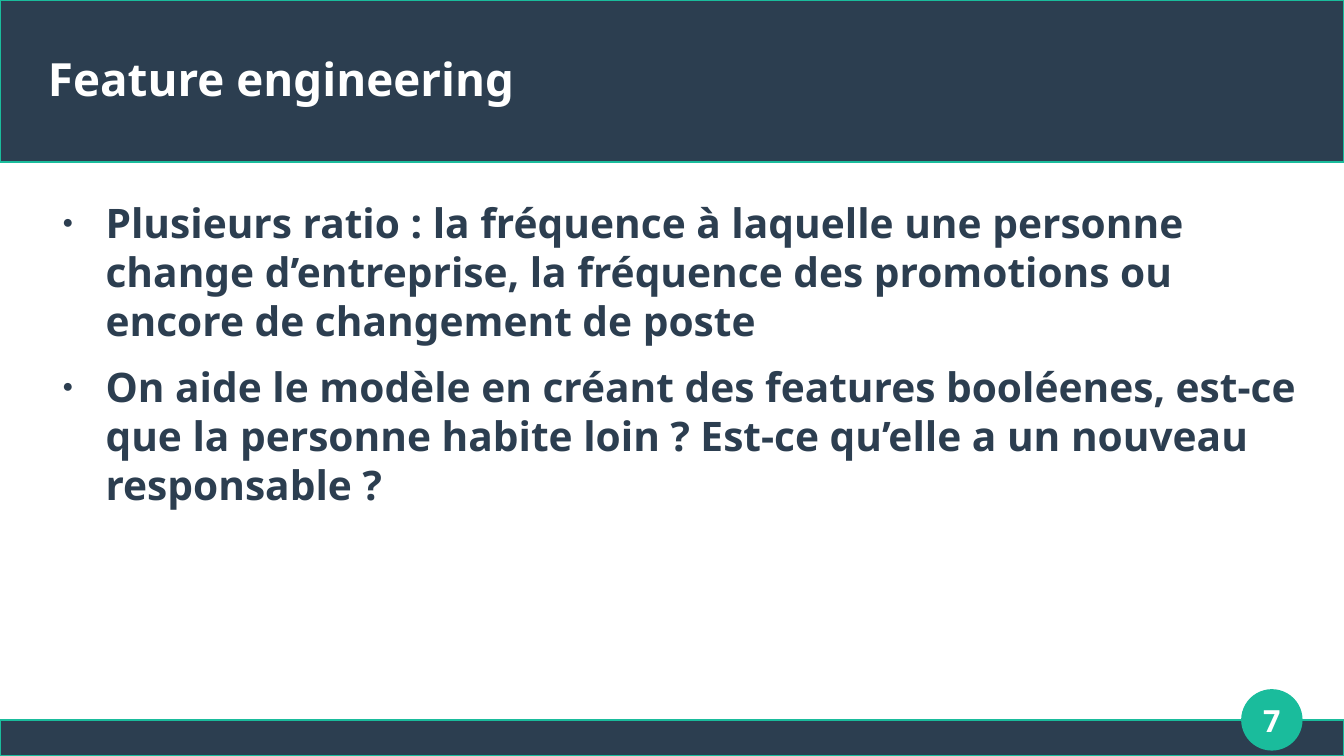
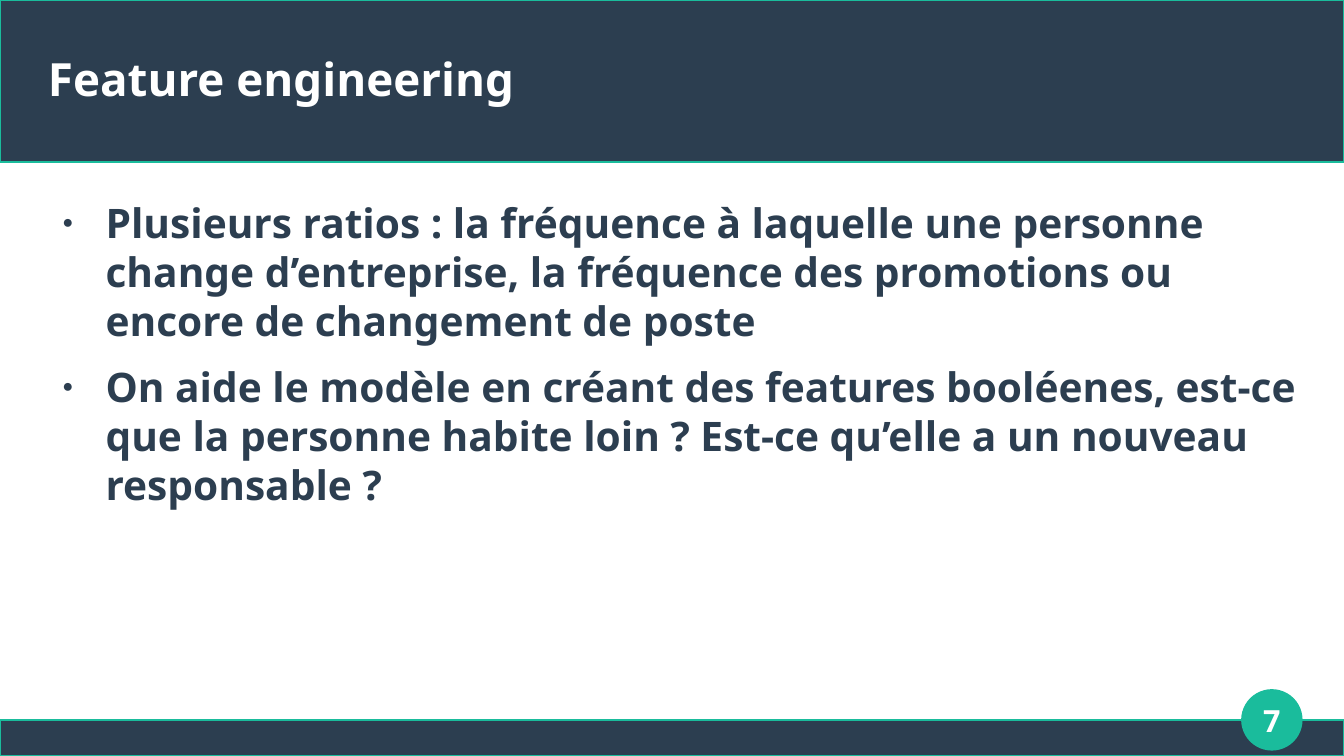
Before and after one commit to Apinsun/Projet4, a slide deck: slide 7 of presentation.odp. Drawn at 1344x756 pixels with LibreOffice and Linux fonts; fonts in the diff are those of the drawing. Boxes give left, top, right and bottom in pixels: in the first picture for what was removed or moved away, otherwise in the second. Text is boxed around its words. In the diff, an @@ line names an element or a change of style, - is before the commit and + after.

```diff
--- a/presentation.odp
+++ b/presentation.odp
@@ text at [106,207,1204,346]: text changed @@
-● Plusieurs ratio : la fréquence à laquelle une personne change d’entreprise, la fréquence des promotions ou encore de changement de poste
+● Plusieurs ratios : la fréquence à laquelle une personne change d’entreprise, la fréquence des promotions ou encore de changement de poste
```
Also in this commit, not shown: 1 other slide changed, 13 slides added, 1 slide removed, 1 other file.
